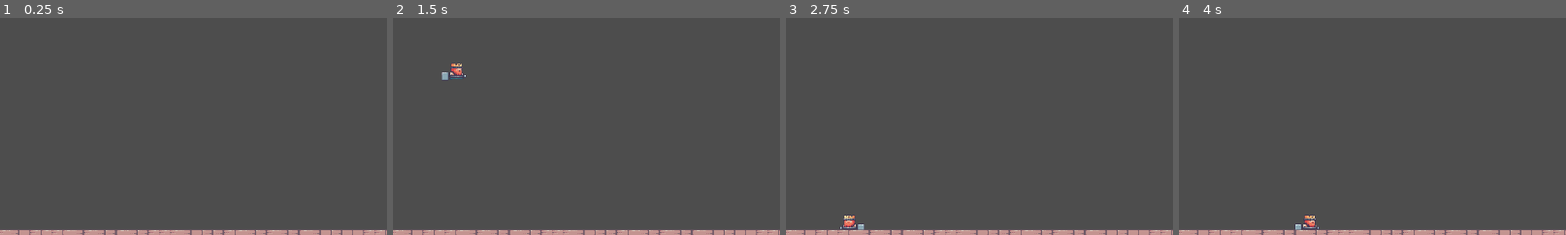
Above: before the commit, frames 1-4 (left to right).
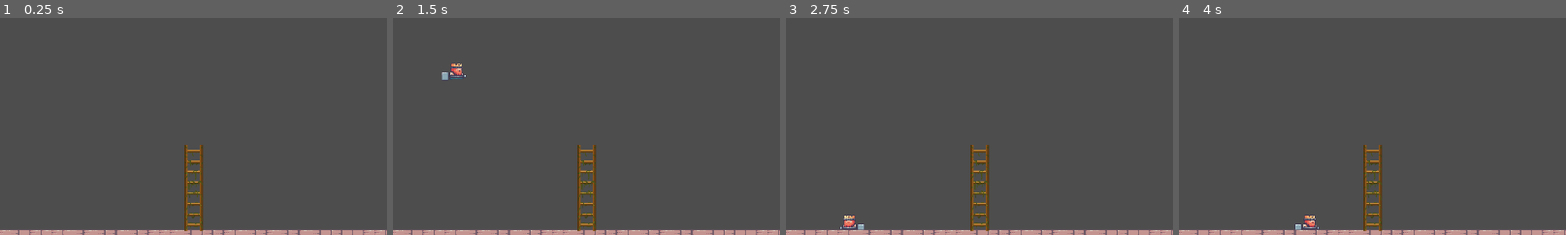
Above: after the commit, the same moments.

Repository: ChinZhengHong/2D-Platformer
Game: Godot game, scene res://Scene/Main.tscn
Two runs of this game, one before a commit and one after it. Both use one fixed random seed, a clock stepped at 60 frames per second and the inputs below.
Inputs:
- Up to frame 1 (0.25 s): no input
- Up to frame 2 (1.5 s): tap Enter at 0.5 s; hold Right (ui_right) from 0.53 s (still down); tap Up (ui_up) at 0.77 s; tap Space at 1.25 s
- Up to frame 3 (2.75 s): tap Up (ui_up) at 1.52 s; release Right (ui_right) at 2.03 s; hold Left (ui_left) from 2.03 s (still down)
- Up to frame 4 (4 s): release Left (ui_left) at 2.78 s; hold Right (ui_right) from 2.78 s (still down); tap Up (ui_up) at 3.02, 3.77 s
The pictures show only the part of the screen within x 27-77%, y 50-100%; the shares and areas given below are measured in that part.

The runs differ from the first frame. In frame 1, 1.1% of the frame differs, in the area x 47-53%, y 58-99%; in frame 2, 1.1%; in frame 3, 1.1%; in frame 4, 1.1%.

Commit message:
add ladders

Diff:
--- a/Scene/Ladder.tscn
+++ b/Scene/Ladder.tscn
@@ -4,13 +4,12 @@
 [ext_resource type="Texture2D" uid="uid://bv2bq08s304eh" path="res://Assets/wood_set/ladder/28x128/2.png" id="2_qm041"]
 
 [sub_resource type="RectangleShape2D" id="RectangleShape2D_ghulq"]
-size = Vector2(24, 127)
+size = Vector2(18, 127)
 
 [node name="Ladder" type="Area2D"]
 script = ExtResource("1_pueba")
 
 [node name="CollisionShape2D" type="CollisionShape2D" parent="."]
-position = Vector2(0, -0.5)
 shape = SubResource("RectangleShape2D_ghulq")
 
 [node name="Sprite2D" type="Sprite2D" parent="."]
--- a/Scene/Main.tscn
+++ b/Scene/Main.tscn
@@ -1,7 +1,8 @@
-[gd_scene load_steps=5 format=4 uid="uid://bo0c57lxcutsd"]
+[gd_scene load_steps=6 format=4 uid="uid://bo0c57lxcutsd"]
 
 [ext_resource type="PackedScene" uid="uid://culi78sdl7u6f" path="res://Scene/Player.tscn" id="1_ffw5b"]
 [ext_resource type="Texture2D" uid="uid://1bdvd6pt2ktd" path="res://Assets/Kings and Pigs/Sprites/14-TileSets/Terrain (32x32).png" id="2_6c0p0"]
+[ext_resource type="PackedScene" uid="uid://d0808q34b7yy4" path="res://Scene/Ladder.tscn" id="3_eglv2"]
 
 [sub_resource type="TileSetAtlasSource" id="TileSetAtlasSource_4nolv"]
 texture = ExtResource("2_6c0p0")
@@ -1065,3 +1066,6 @@
 [node name="Level" type="TileMapLayer" parent="."]
 tile_map_data = PackedByteArray("AAAAAAAAAAACABMAAAABAAAAAAAFABMAAAAnAAAAAAAGABMAAAAmAAAAAAADABMAAAAlAAAAAAAGABMAAAAkAA …(3472 unchanged characters)…
 tile_set = SubResource("TileSet_7ih8g")
+
+[node name="Ladder" parent="." instance=ExtResource("3_eglv2")]
+position = Vector2(595, 578)
--- a/Script/Ladder.gd
+++ b/Script/Ladder.gd
@@ -1,9 +1,11 @@
+### Ladder.gd
 extends Area2D
 
 
-func _on_body_entered(body: Node2D) -> void:
-	pass # Replace with function body.
+func _on_body_entered(body):
+	if body.name == "Player":
+		Global.is_climbing = true
 
-
-func _on_body_exited(body: Node2D) -> void:
-	pass # Replace with function body.
+func _on_body_exited(body):
+	if body.name == "Player":
+		Global.is_climbing = false
